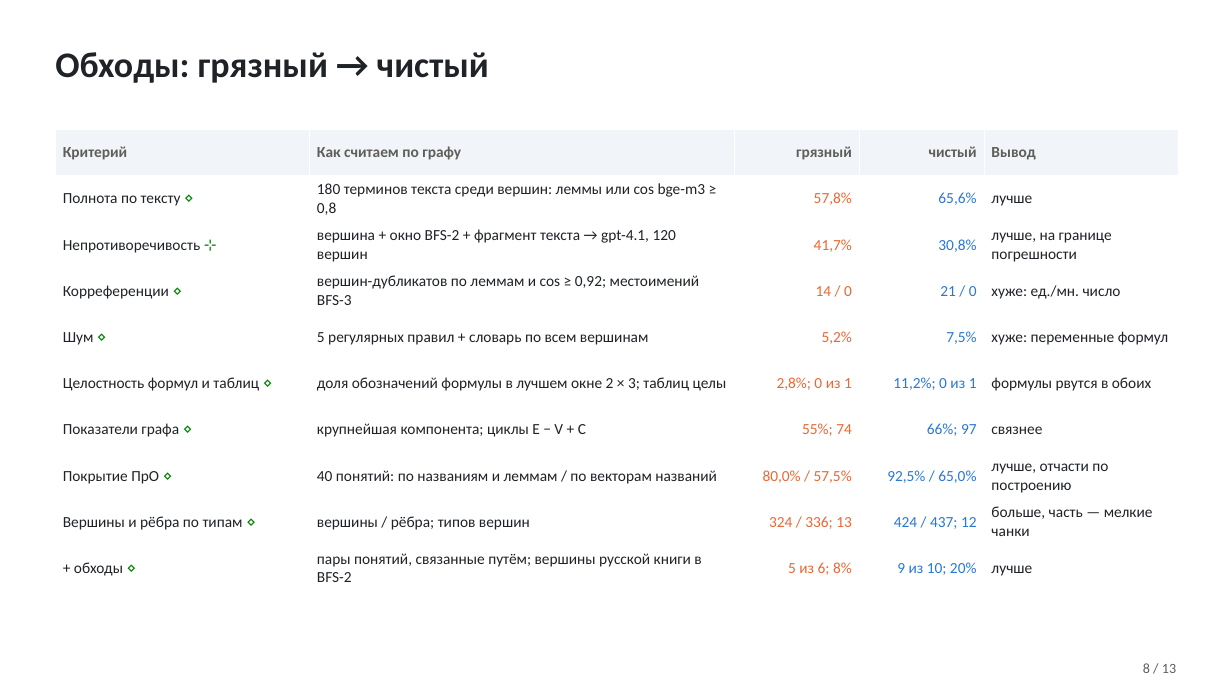
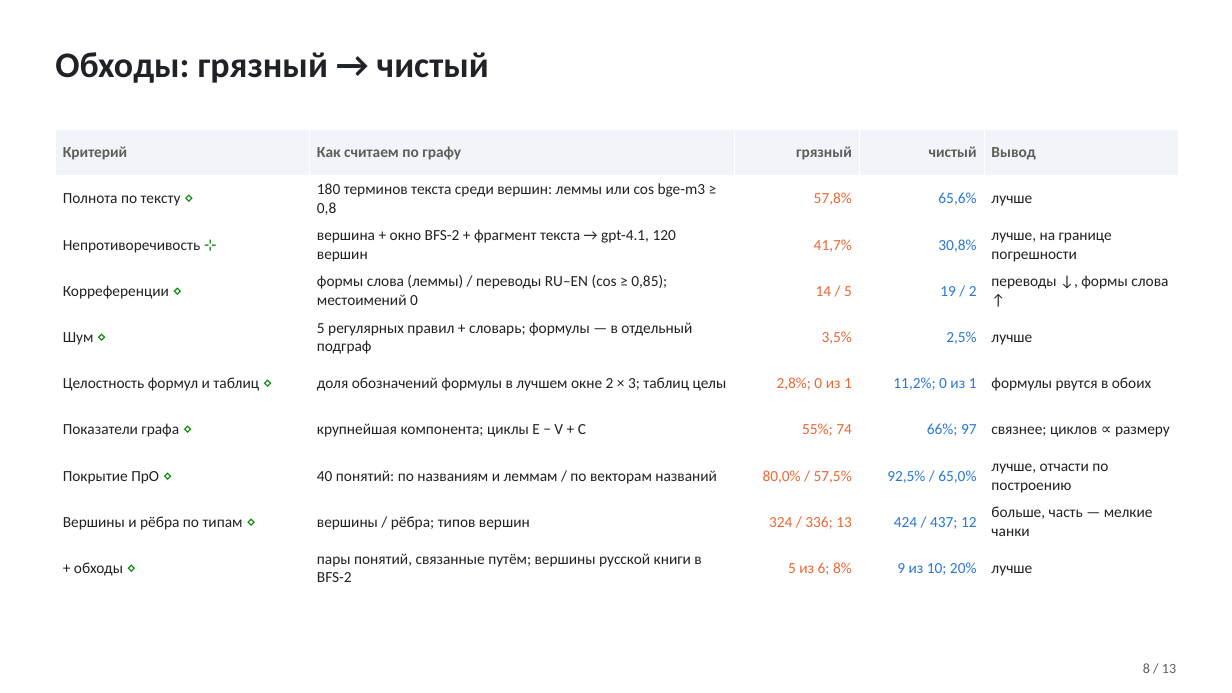
Before and after one commit to TeaDove/mam-26-1, a slide deck: slide 8 of 1-graph/lab-2/results/presentation.pptx. Drawn at 1232x693 pixels with LibreOffice and Linux fonts; fonts in the diff are those of the drawing. Boxes give left, top, right and bottom in pixels: in the first picture for what was removed or moved away, otherwise in the second. Text is boxed around its words. In the diff, an @@ line names an element or a change of style, - is before the commit and + after.

```diff
--- a/1-graph/lab-2/results/presentation.pptx
+++ b/1-graph/lab-2/results/presentation.pptx
@@ table at [55, 129, 1178, 592] @@
-row 4: Корреференции ⋄ | вершин-дубликатов по леммам и cos ≥ 0,92; местоимений BFS-3 | 14 / 0 | 21 / 0 | хуже: ед./мн. число
+row 4: Корреференции ⋄ | формы слова (леммы) / переводы RU–EN (cos ≥ 0,85); местоимений 0 | 14 / 5 | 19 / 2 | переводы ↓, формы слова ↑
-row 5: Шум ⋄ | 5 регулярных правил + словарь по всем вершинам | 5,2% | 7,5% | хуже: переменные формул
+row 5: Шум ⋄ | 5 регулярных правил + словарь; формулы — в отдельный подграф | 3,5% | 2,5% | лучше
-row 7, column 5: связнее
+row 7, column 5: связнее; циклов ∝ размеру
```
Also in this commit, not shown: 4 other slides changed, 19 other files.
